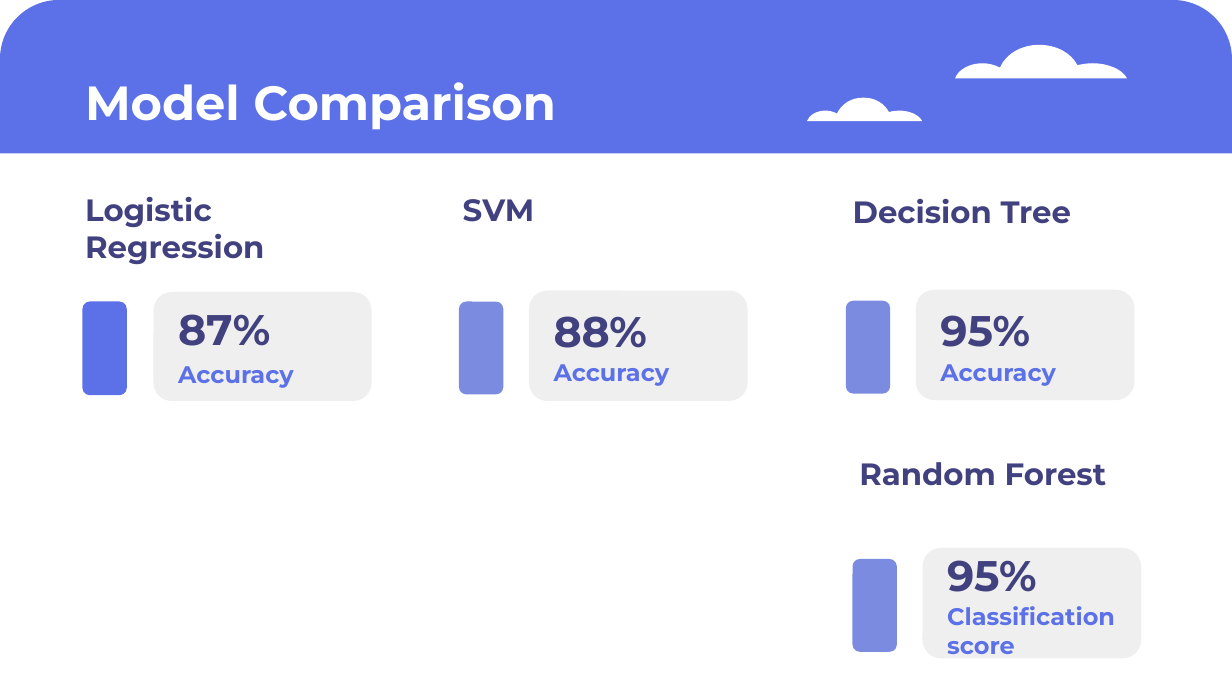
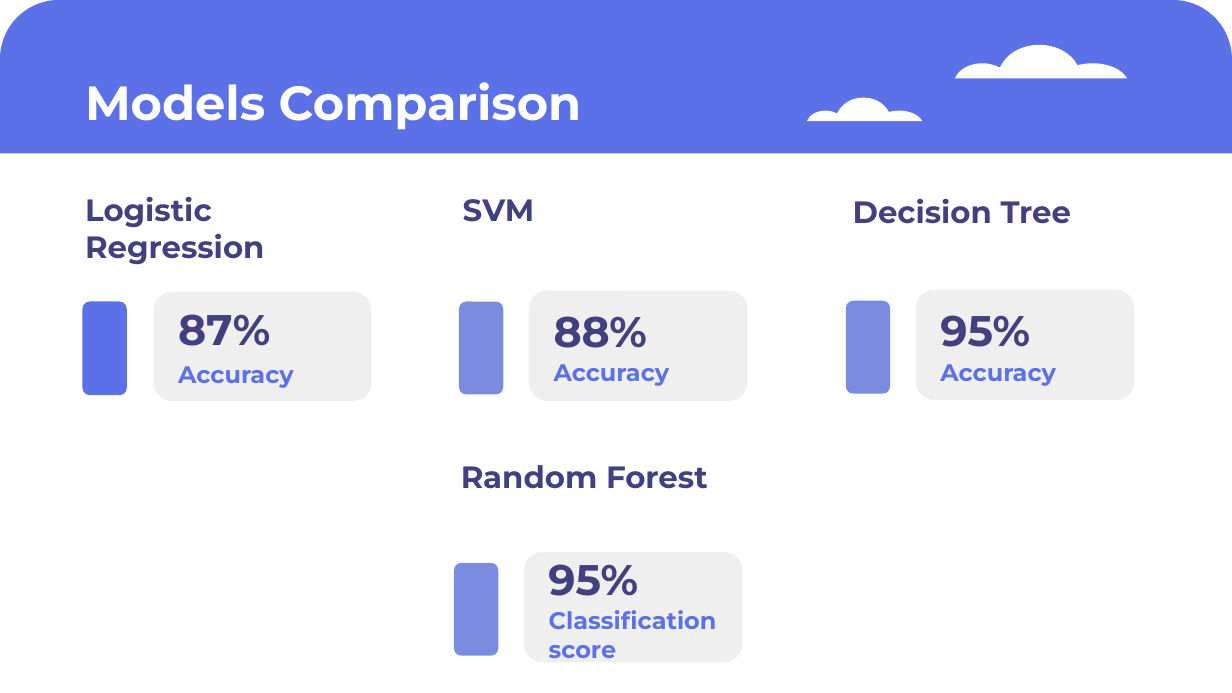
Before and after one commit to McGill-MMA-EnterpriseAnalytics/Flyer_Customer_Satisfaction, a slide deck: slide 10 of Project Presentation.pptx (slide 8 before the commit). Drawn at 1232x693 pixels with LibreOffice and Linux fonts; fonts in the diff are those of the drawing. Boxes give left, top, right and bottom in pixels: in the first picture for what was removed or moved away, otherwise in the second. Text is boxed around its words. In the diff, an @@ line names an element or a change of style, - is before the commit and + after.

```diff
--- a/Project Presentation.pptx
+++ b/Project Presentation.pptx
@@ title at box(85, 82, 582, 130): text changed @@
-Model Comparison
+Models Comparison
@@ 3 texts, 2 rounded rectangles: place and size @@
-3 texts, 2 rounded rectangles at box(853, 462, 1141, 659)
+3 texts, 2 rounded rectangles at box(453, 465, 742, 663)
```
Also in this commit, not shown: 7 other slides changed, 1 slide added, 1 slide removed.
